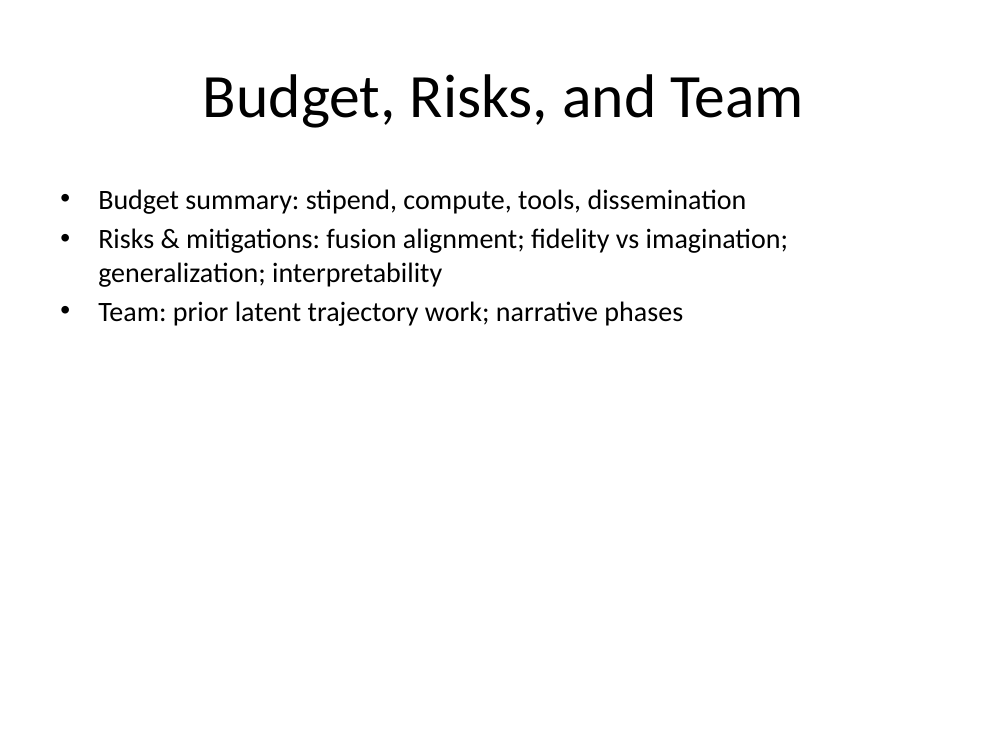
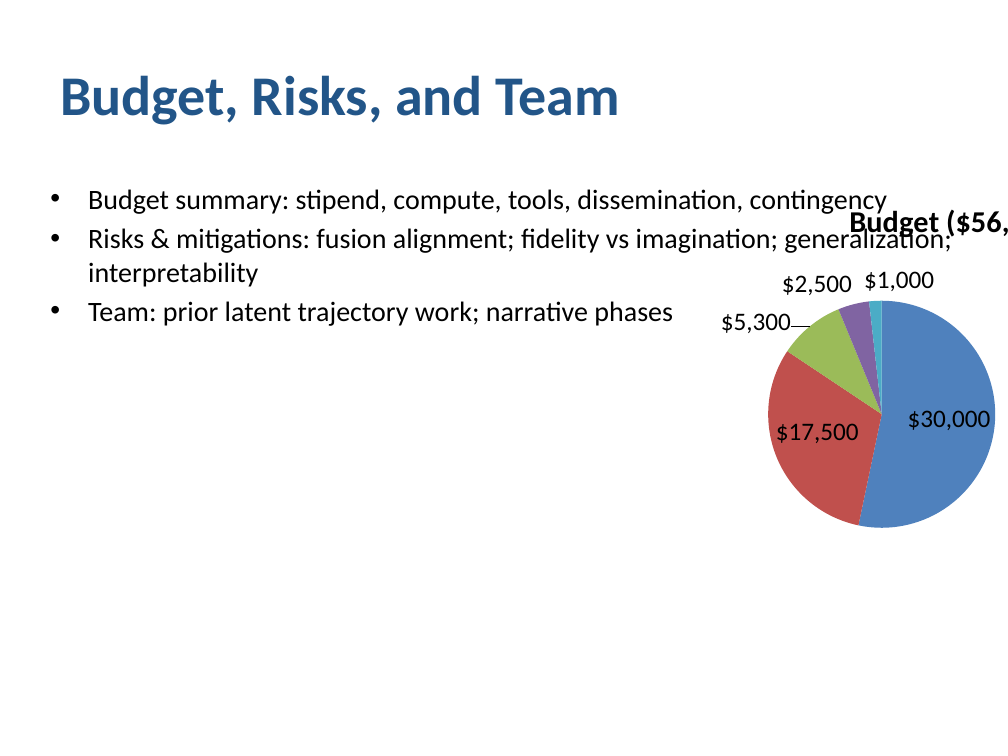
Before and after one commit to csmangum/latent_experience_modeling, a slide deck: slide 12 of CIMC_Proposal_Presentation.pptx. Drawn at 1008x756 pixels with LibreOffice and Linux fonts; fonts in the diff are those of the drawing. Boxes give left, top, right and bottom in pixels: in the first picture for what was removed or moved away, otherwise in the second. Text is boxed around its words. In the diff, an @@ line names an element or a change of style, - is before the commit and + after.

```diff
--- a/CIMC_Proposal_Presentation.pptx
+++ b/CIMC_Proposal_Presentation.pptx
@@ title "Budget, Risks, and Team" at box(60, 75, 619, 125): size 44 to 40 pt, text colour #000000 to #225588, bold on; alignment centre to left @@
@@ text at box(88, 189, 743, 214): text changed @@
-• Budget summary: stipend, compute, tools, dissemination
+• Budget summary: stipend, compute, tools, dissemination, contingency
@@ pie chart added at box(655, 181, 1008, 564) @@
+title "Budget ($56,300)"
+categories: Research Stipend, Compute, Software & Tools, Dissemination, Contingency
+Budget ($56,300): 30000, 17500, 5300, 2500, 1000
```
Also in this commit, not shown: 14 other slides changed, 2 other files.
